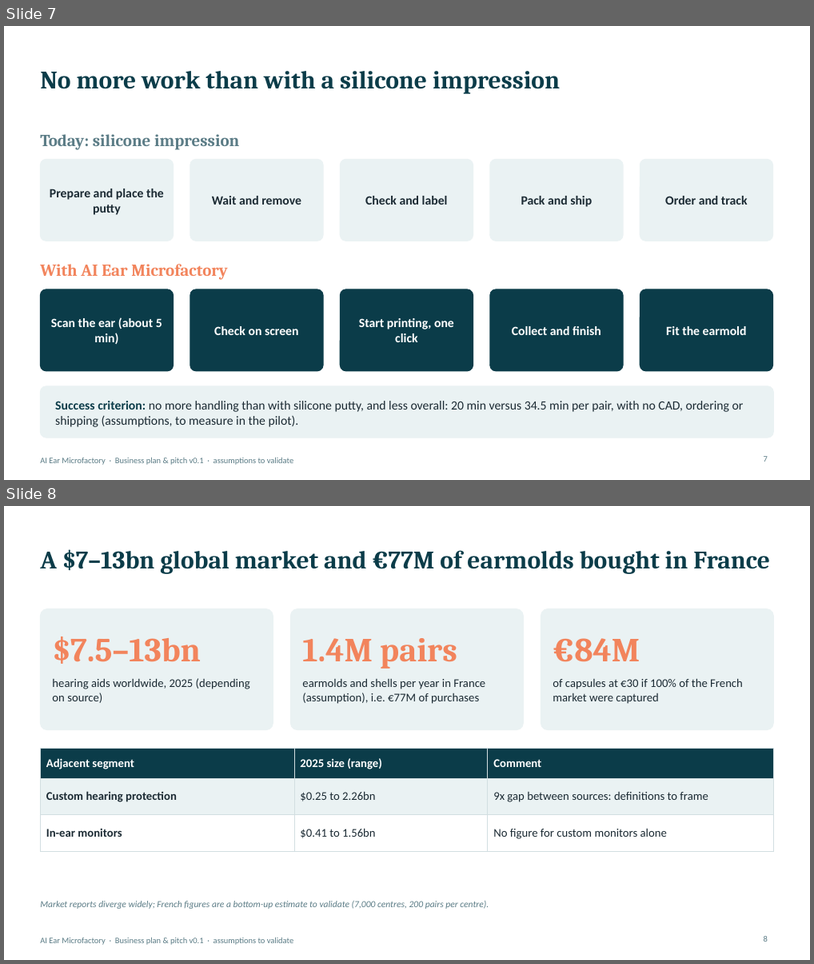
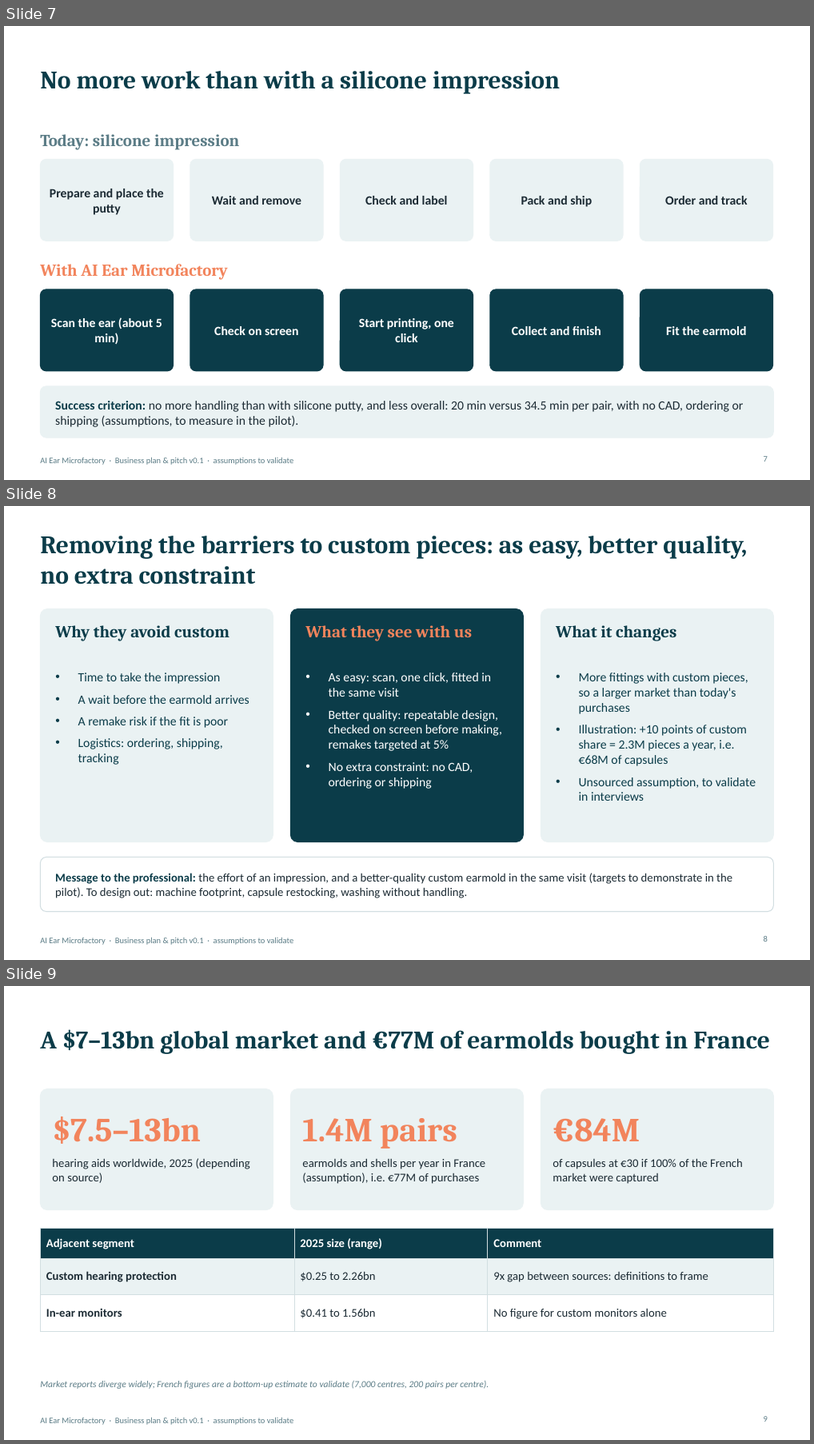
Before and after one commit to kreuille/Symphony_reborn, a slide deck: business/AI_Ear_Microfactory_Pitch_EN.pptx. Shown one above the other, each under a label of ours: slides 7 and 8 before the commit, slides 7, 8 and 9 after it. The pictures are 814x964 and 814x1444 pixels, drawn with LibreOffice and Linux fonts; fonts in the diff are those of the drawing. Boxes give left, top, right and bottom in pixels: in the first picture for what was removed or moved away, otherwise in the second. Text is boxed around its words. In the diff, an @@ line names an element or a change of style, - is before the commit and + after.

```diff
--- a/business/AI_Ear_Microfactory_Pitch_EN.pptx
+++ b/business/AI_Ear_Microfactory_Pitch_EN.pptx
@@ slide 8 added at <box>4,506,810,960</box>, background #FFFFFF; not listed: 1 template element that a slide beside it also shows @@
@@ title added at <box>40,536,747,584</box>, 30 pt, text #0B3C49, bold @@
+Removing the barriers to custom pieces: as easy, better quality, no extra constraint
@@ rounded rectangle added at <box>40,609,274,842</box>, fill #EAF2F3, outline #EAF2F3 1 pt @@
@@ text added at <box>55,625,230,641</box>, 20 pt, text #0B3C49, bold @@
+Why they avoid custom
@@ rounded rectangle added at <box>290,609,524,842</box>, fill #0B3C49, outline #0B3C49 1 pt @@
@@ text added at <box>306,625,472,641</box>, 20 pt, text #F2845C, bold @@
+What they see with us
@@ rounded rectangle added at <box>541,609,774,842</box>, fill #EAF2F3, outline #EAF2F3 1 pt @@
@@ text added at <box>556,625,677,641</box>, 20 pt, text #0B3C49, bold @@
+What it changes
@@ text added at <box>78,672,250,764</box>, 15 pt, text #0B3C49 @@
+• Time to take the impression
+• A wait before the earmold arrives
+• A remake risk if the fit is poor
+• Logistics: ordering, shipping, tracking
@@ text added at <box>329,672,502,788</box>, 15 pt, text #FFFFFF @@
+• As easy: scan, one click, fitted in the same visit
+• Better quality: repeatable design, checked on screen before making, remakes targeted at 5%
+• No extra constraint: no CAD, ordering or shipping
@@ text added at <box>579,672,756,800</box>, 15 pt, text #0B3C49 @@
+• More fittings with custom pieces, so a larger market than today's purchases
+• Illustration: +10 points of custom share = 2.3M pieces a year, i.e. €68M of capsules
+• Unsourced assumption, to validate in interviews
@@ rounded rectangle added at <box>40,857,774,912</box>, fill #FFFFFF, outline #D2DEE1 1 pt @@
@@ text added at <box>55,872,733,898</box>, 14 pt, text #1B2A33 @@
+Message to the professional: the effort of an impression, and a better-quality custom earmold in the same visit (targets to demonstrate in the pilot). To design out: machine footprint, capsule restocking, washing without handling.
@@ page number added at <box>764,936,768,941</box>, 10 pt, text #5B7C86 @@
+8
@@ what was slide 8 is now slide 9 @@
```
Also in this commit, not shown: 4 slides changed, 3 other files.
